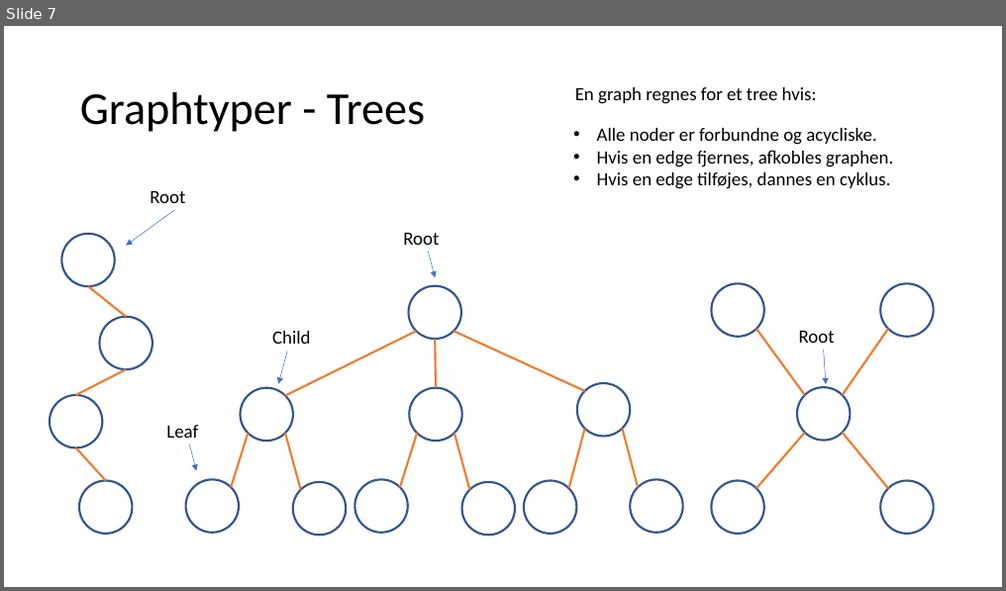
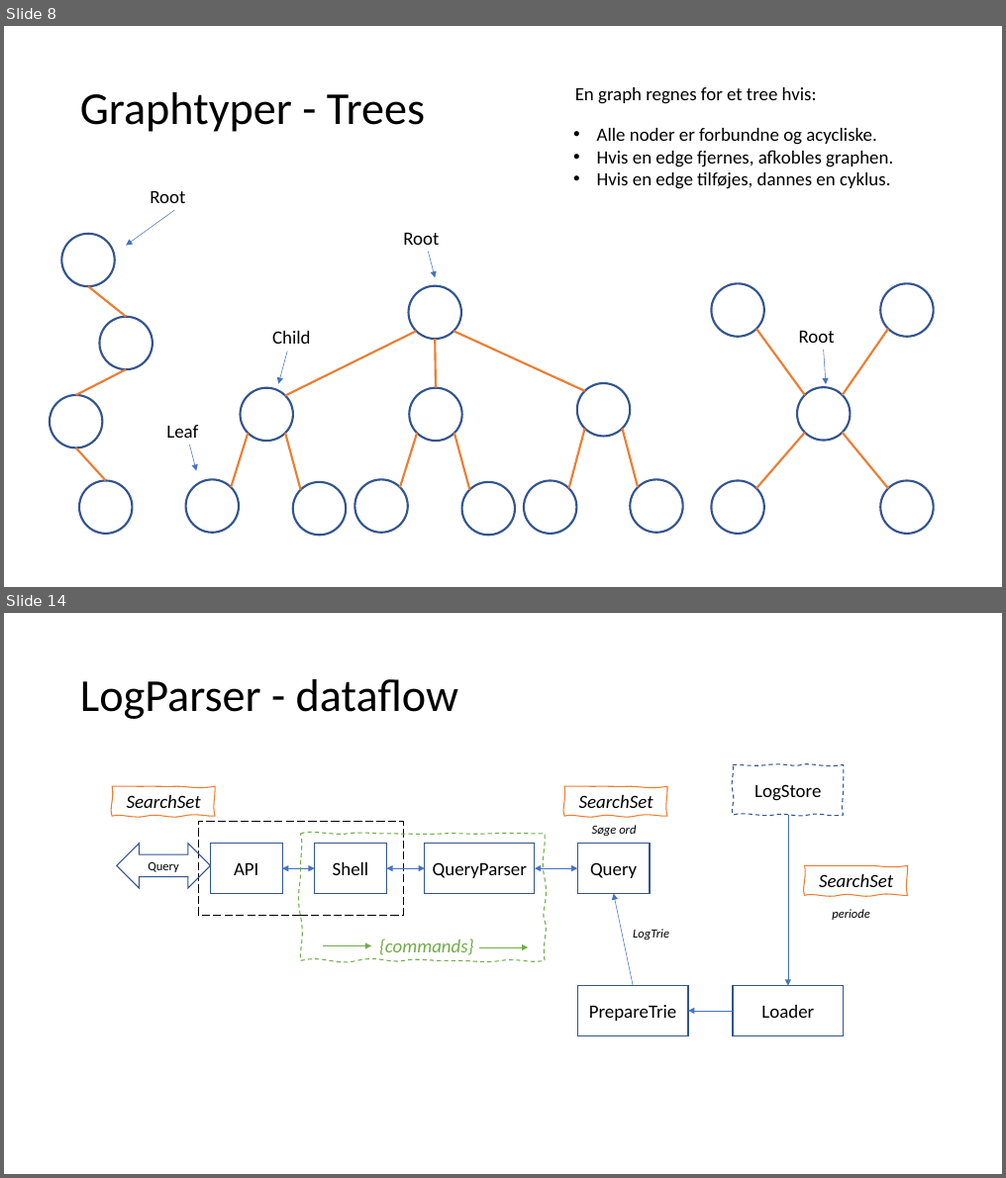
Before and after one commit to FaderVader/CPH_Afgangsprojekt_2022, a slide deck: LogSearcher.pptx. Shown one above the other, each under a label of ours: slide 7 before the commit, slides 8 and 14 after it; the slides between them are not shown. The pictures are 1006x591 and 1006x1178 pixels, drawn with LibreOffice and Linux fonts; fonts in the diff are those of the drawing. Boxes give left, top, right and bottom in pixels: in the first picture for what was removed or moved away, otherwise in the second. Text is boxed around its words. In the diff, an @@ line names an element or a change of style, - is before the commit and + after.

```diff
--- a/LogSearcher.pptx
+++ b/LogSearcher.pptx
@@ slide 14 added at <box>4,613,1002,1174</box>, background #FFFFFF @@
@@ title added at <box>80,679,458,719</box>, 44 pt, text #000000 @@
+LogParser - dataflow
@@ freeform shape added at <box>112,786,214,817</box>, outline #ED7D31 1 pt, 18 pt, text #000000, italic @@
+SearchSet
@@ freeform shape added at <box>564,786,667,817</box>, outline #ED7D31 1 pt, 18 pt, text #000000, italic @@
+SearchSet
@@ freeform shape added at <box>734,765,844,815</box>, outline #325491 1 pt dashed, 18 pt, text #000000 @@
+LogStore
@@ arrow added from (788, 815) to (788, 986), #4472C4 0.5 pt @@
@@ left right arrow added at <box>117,844,211,888</box>, outline #325491 1 pt, 12 pt, text #000000 @@
+Query
@@ rectangle added at <box>199,822,404,916</box>, outline #000000 1 pt dashed @@
@@ rectangle added at <box>211,844,282,894</box>, outline #325491 1 pt, 18 pt, text #000000 @@
+API
@@ freeform shape added at <box>300,834,545,961</box>, outline #70AD47 1 pt dashed @@
@@ rectangle added at <box>315,844,386,894</box>, outline #325491 1 pt, 18 pt, text #000000 @@
+Shell
@@ rectangle added at <box>425,844,535,894</box>, outline #325491 1 pt, 18 pt, text #000000 @@
+QueryParser
@@ rectangle added at <box>577,844,649,894</box>, outline #325491 1 pt, 18 pt, text #000000 @@
+Query
@@ text added at <box>592,825,636,836</box>, 12 pt, text #000000, italic @@
+Søge ord
@@ double arrow added from (282, 869) to (315, 869), #4472C4 0.5 pt @@
@@ double arrow added from (386, 869) to (425, 869), #4472C4 0.5 pt @@
@@ double arrow added from (535, 869) to (577, 869), #4472C4 0.5 pt @@
@@ freeform shape added at <box>805,866,908,896</box>, outline #ED7D31 1 pt, 18 pt, text #000000, italic @@
+SearchSet
@@ arrow added from (633, 986) to (614, 894), #4472C4 0.5 pt @@
@@ text added at <box>832,909,870,920</box>, 12 pt, text #000000, italic @@
+periode
@@ text added at <box>379,939,474,956</box>, 18 pt, text #70AD47, italic @@
+{commands}
@@ text added at <box>633,929,669,940</box>, 12 pt, text #000000, italic @@
+LogTrie
@@ arrow added from (323, 947) to (371, 947), #70AD47 0.5 pt @@
@@ arrow added from (479, 948) to (528, 948), #70AD47 0.5 pt @@
@@ rectangle added at <box>577,986,688,1036</box>, outline #325491 1 pt, 18 pt, text #000000 @@
+PrepareTrie
@@ rectangle added at <box>734,986,844,1036</box>, outline #325491 1 pt, 18 pt, text #000000 @@
+Loader
@@ arrow added from (734, 1011) to (688, 1011), #4472C4 0.5 pt @@
@@ what was slide 7 is now slide 8 @@
```
Also in this commit, not shown: 2 slides changed, 5 other slides added.
